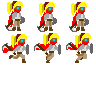
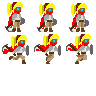
Layer changes from the first 96 × 96 image to the second:
painted on "Background" over 2, 1, 93, 64
